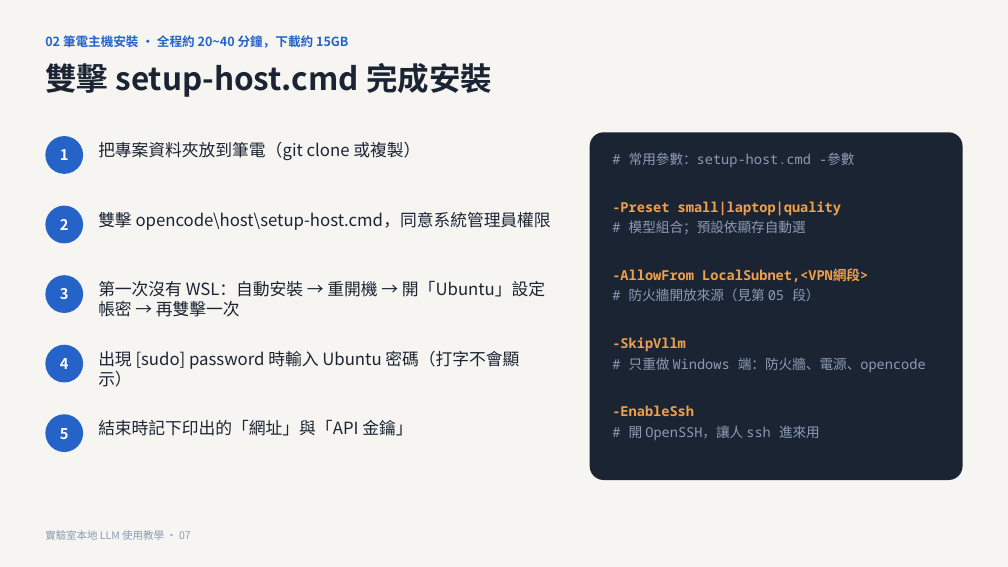
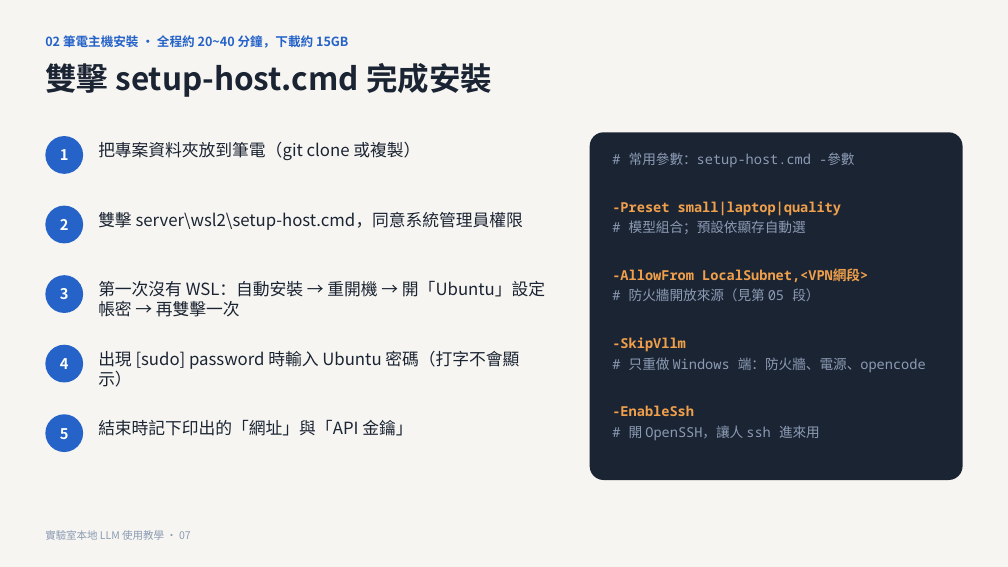
Before and after one commit to CYH4157/local-llm, a slide deck: slide 7 of docs/實驗室本地LLM使用教學.pptx. Drawn at 1008x567 pixels with LibreOffice and Linux fonts; fonts in the diff are those of the drawing. Boxes give left, top, right and bottom in pixels: in the first picture for what was removed or moved away, otherwise in the second. Text is boxed around its words. In the diff, an @@ line names an element or a change of style, - is before the commit and + after.

```diff
--- a/docs/實驗室本地LLM使用教學.pptx
+++ b/docs/實驗室本地LLM使用教學.pptx
@@ text at bbox=[98, 212, 523, 230]: text changed @@
-雙擊 opencode\host\setup-host.cmd，同意系統管理員權限
+雙擊 server\wsl2\setup-host.cmd，同意系統管理員權限
```
Also in this commit, not shown: 7 other slides changed, 1 other file.
